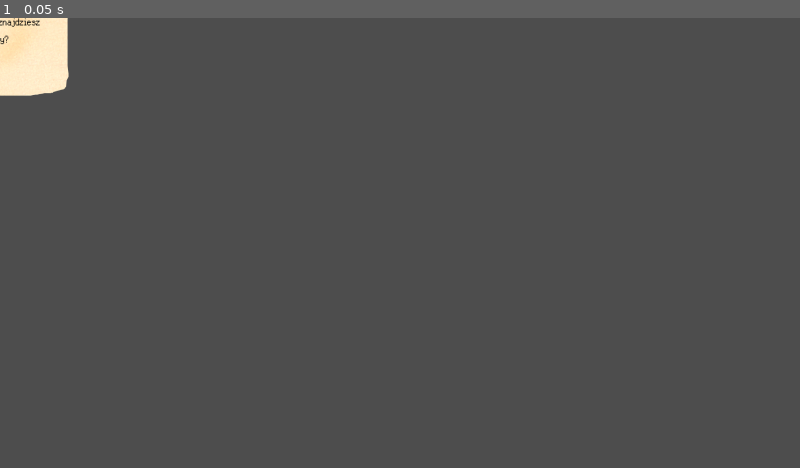
Above: before the commit, frame 1.
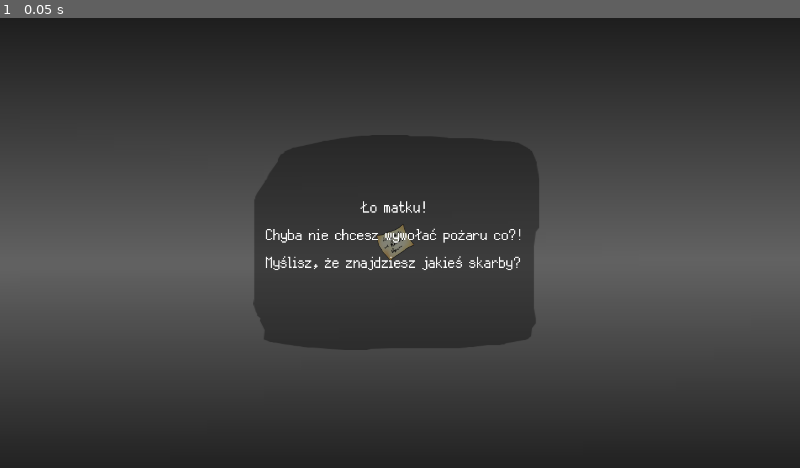
Above: after the commit, the same moment.

Repository: vexwith/WypalanieMapy
Game: Godot game, scene res://Items/Messages/message.tscn
Two runs of this game, one before a commit and one after it. Both use one fixed random seed, a clock stepped at 60 frames per second and the inputs below. This scene is started directly instead of the project's main scene.
Inputs:
- Up to frame 1 (0.05 s): no input

The runs differ from the first frame. In frame 1, 41% of the frame differs, in the area x 0-100%, y 0-100%.

Commit message:
test message

Diff:
--- a/Items/Messages/message.gd
+++ b/Items/Messages/message.gd
@@ -6,3 +6,5 @@
 func _on_pressed():
 	$TextureRect.visible = !$TextureRect.visible
 	$Label.visible = !$Label.visible
+
+	$TextureRect.global_position
--- a/Items/Messages/message.tscn
+++ b/Items/Messages/message.tscn
@@ -19,6 +19,15 @@
 
 [sub_resource type="StyleBoxEmpty" id="StyleBoxEmpty_d2vlx"]
 
+[sub_resource type="Gradient" id="Gradient_oxwnu"]
+offsets = PackedFloat32Array(0, 0.469799, 1)
+colors = PackedColorArray(0, 0, 0, 1, 0.388303, 0.388303, 0.388303, 1, 0, 0, 0, 1)
+
+[sub_resource type="GradientTexture2D" id="GradientTexture2D_4uk1n"]
+gradient = SubResource("Gradient_oxwnu")
+fill_from = Vector2(0.514151, 1)
+fill_to = Vector2(0.509434, 0)
+
 [node name="Message" type="Button"]
 offset_left = -45.75
 offset_top = -45.75
@@ -33,25 +42,39 @@
 
 [node name="TextureRect" type="TextureRect" parent="."]
 layout_mode = 0
-offset_left = -84.1667
-offset_top = -101.5
-offset_right = 218.833
-offset_bottom = 242.5
-scale = Vector2(0.75, 0.75)
+offset_left = -297.5
+offset_top = -150.167
+offset_right = 1622.5
+offset_bottom = 929.833
+texture = SubResource("GradientTexture2D_4uk1n")
+
+[node name="Sprite2D" type="Sprite2D" parent="TextureRect"]
+modulate = Color(1, 1, 1, 0.741176)
+position = Vector2(960, 540)
+texture = ExtResource("1_y46s6")
+
+[node name="TextureRect" type="TextureRect" parent="TextureRect"]
+modulate = Color(0, 0, 0, 0.376471)
+layout_mode = 0
+offset_left = 733.0
+offset_top = 368.0
+offset_right = 1191.0
+offset_bottom = 712.0
 texture = ExtResource("3_6jnx3")
 
 [node name="Label" type="Label" parent="."]
 layout_mode = 0
-offset_left = -49.5
-offset_top = -55.5
-offset_right = 183.5
-offset_bottom = 175.5
+offset_left = 426.0
+offset_top = 318.0
+offset_right = 1051.0
+offset_bottom = 511.0
 scale = Vector2(0.75, 0.75)
 theme = ExtResource("4_y0lmi")
-theme_override_colors/font_color = Color(0, 0, 0, 1)
+theme_override_font_sizes/font_size = 50
 text = "Ło matku!
 Chyba nie chcesz wywołać pożaru co?!
 Myślisz, że znajdziesz jakieś skarby?"
+horizontal_alignment = 1
 autowrap_mode = 2
 
 [connection signal="pressed" from="." to="." method="_on_pressed"]
--- a/default_bus_layout.tres
+++ b/default_bus_layout.tres
@@ -1,4 +1,5 @@
 [gd_resource type="AudioBusLayout" format=3 uid="uid://djrlfs1db6paf"]
 
 [resource]
+bus/0/mute = true
 bus/0/volume_db = -5.93425
Not shown: 1 places in Items/Messages/message.tscn that only renumber resources
